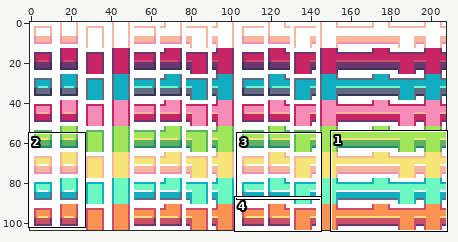
Two states of a sprite sheet, examples/19 - snake with guns/img/players4.png. Above, an overview of the earlier version with the close-up marked.
Close-up. The starting point:
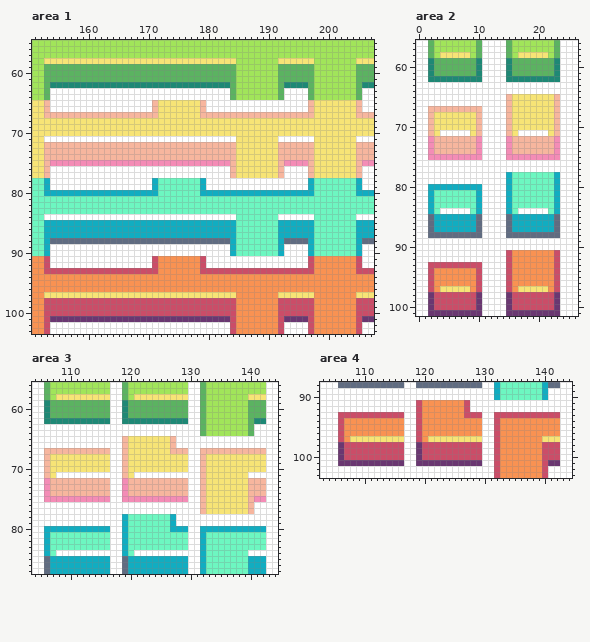
The file is 208x104 pixels. Shown: area 1: x 151..207, y 55..103; area 2: x 0..26, y 56..101; area 3: x 104..144, y 56..87; area 4: x 103..144, y 88..103. The commit also changed other parts of the picture, which this record leaves out.
After the commit:
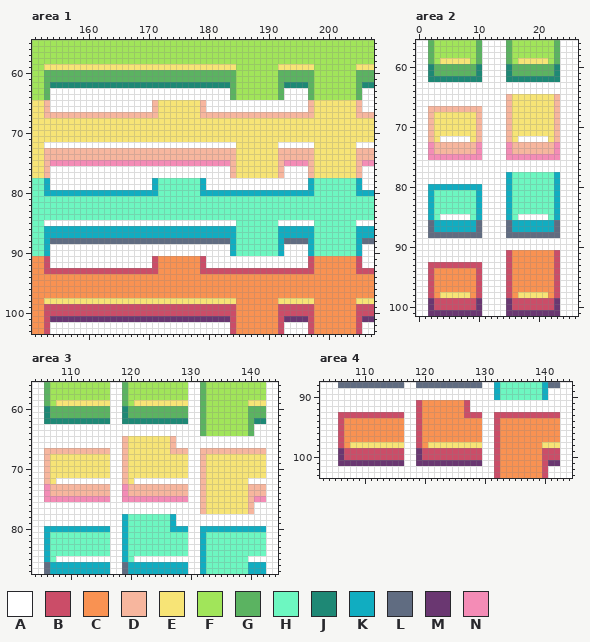
Palette (. is transparent): A #ffffff  B #cb4d68  C #f99252  D #f7b69e  E #f7e476  F #a1e55a  G #5bb361  H #6df7c1  J #1e8875  K #11adc1  L #606c81  M #6a3771  N #f48cb6
Difference:
Changed rows in their new state; - is an unchanged pixel.
Area 1:
first column x 153:
 58 FFFFFFFFFFFFFFFFFFFFFFFFFFFFFFFF-------FFFFFF-------FFF
 59 EEEEEEEEEEEEEEEEEEEEEEEEEEEEEEEE-------EEEEEE-------EEE
first column x 153:
 71 EEEEEEEEEEEEEEEEEEEEEEEEEEEEEEEE-------EEEEEE-------EEE
 72 AAAAAAAAAAAAAAAAAAAAAAAAAAAAAAAA-------AAAAAA-------AAA
first column x 153:
 84 HHHHHHHHHHHHHHHHHHHHHHHHHHHHHHHH-------HHHHHH-------HHH
 85 AAAAAAAAAAAAAAAAAAAAAAAAAAAAAAAA-------AAAAAA-------AAA
first column x 153:
 97 CCCCCCCCCCCCCCCCCCCCCCCCCCCCCCCC-------CCCCCC-------CCC
 98 EEEEEEEEEEEEEEEEEEEEEEEEEEEEEEEE-------EEEEEE-------EEE
Area 2:
first column x 2:
 58 --FFFFF--------FFFFF--
 59 GFEEEEEFG----GFEEEEEFG
first column x 2:
 71 --EEEEE--------EEEEE--
 72 DEAAAAAED----DEAAAAAED
first column x 2:
 84 --HHHHH--------HHHHH--
 85 KHAAAAAHK----KHAAAAAHK
first column x 2:
 97 --CCCCC--------CCCCC--
 98 BCEEEEECB----BCEEEEECB
Area 3:
first column x 106:
58 --FFFFFFFFF----FFFFFFFFF----------FFF
59 GFEEEEEEEEE--GFEEEEEEEEE----------EEE
first column x 106:
71 --EEEEEEEEE----EEEEEEEEE----------EEE
72 DEAAAAAAAAA--DEAAAAAAAAA----------AAA
first column x 106:
84 --HHHHHHHHH----HHHHHHHHH----------HHH
85 KHAAAAAAAAA--KHAAAAAAAAA----------AAA
Area 4:
first column x 106:
 97 --CCCCCCCCC----CCCCCCCCC----------CCC
 98 BCEEEEEEEEE--BCEEEEEEEEE----------EEE
